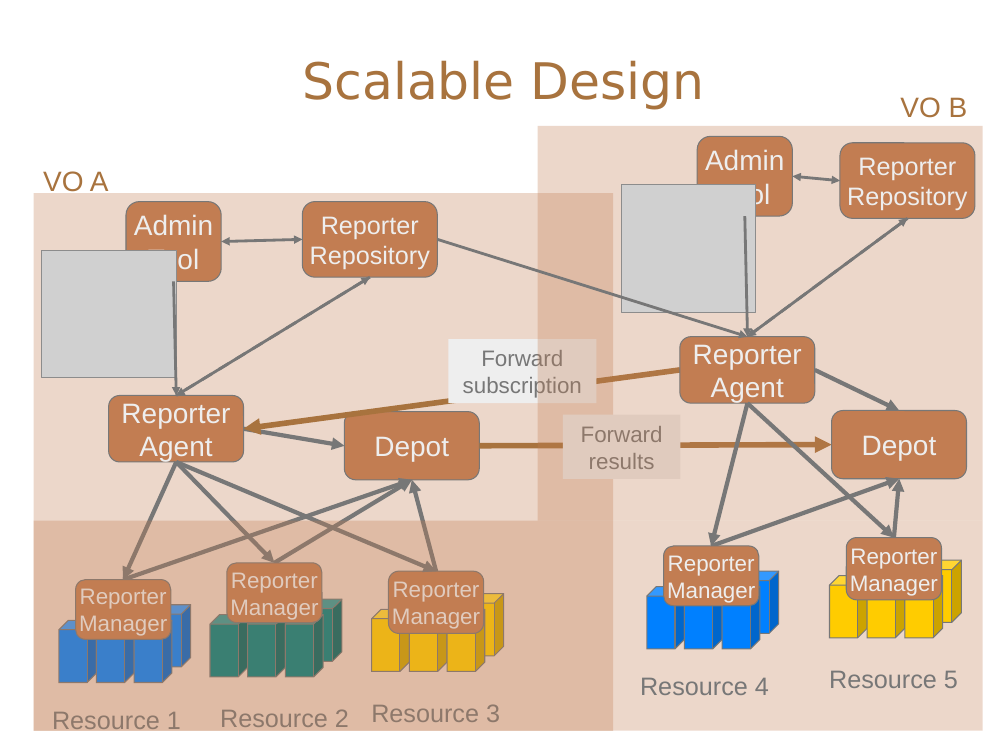
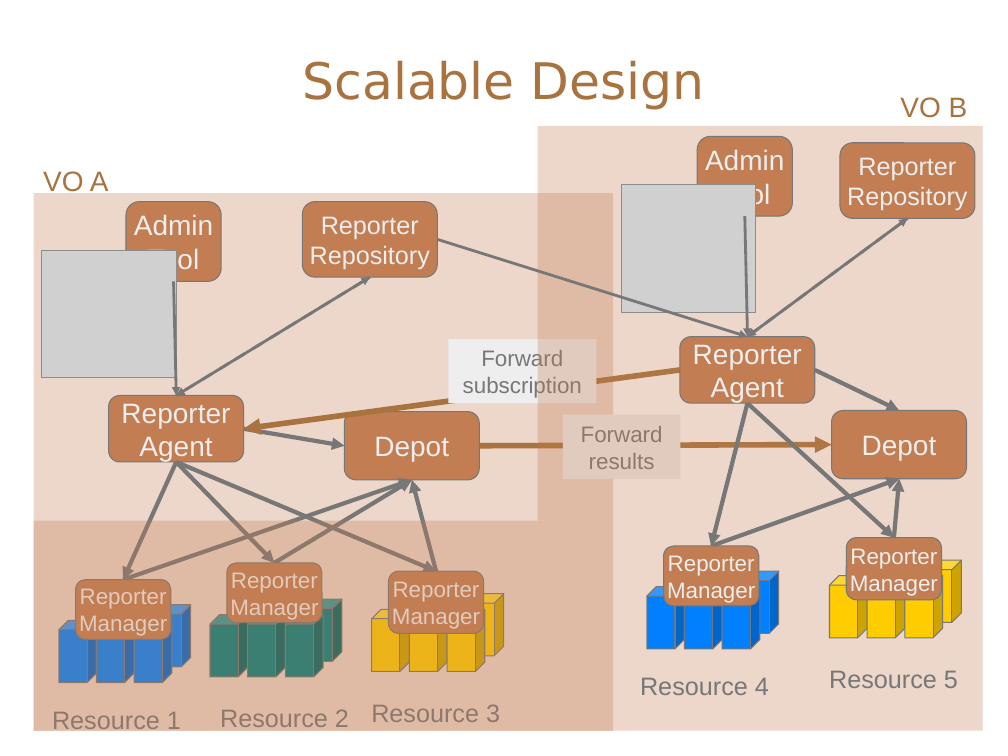
Before and after one commit to IncaProject/inca-xsede, a slide deck: slide 17 of talks/inca_sc05.ppt. Drawn at 1008x756 pixels with LibreOffice and Linux fonts; fonts in the diff are those of the drawing; grey boxes stand for pictures. Boxes give left, top, right and bottom in pixels: in the first picture for what was removed or moved away, otherwise in the second. Text is boxed around its words. In the diff, an @@ line names an element or a change of style, - is before the commit and + after.

Commit message:
took out line from tool to agent in slide scalable design

```diff
--- a/talks/inca_sc05.ppt
+++ b/talks/inca_sc05.ppt
@@ double arrow removed from (792, 176) to (840, 180) @@
@@ double arrow removed from (221, 242) to (302, 239) @@
```
